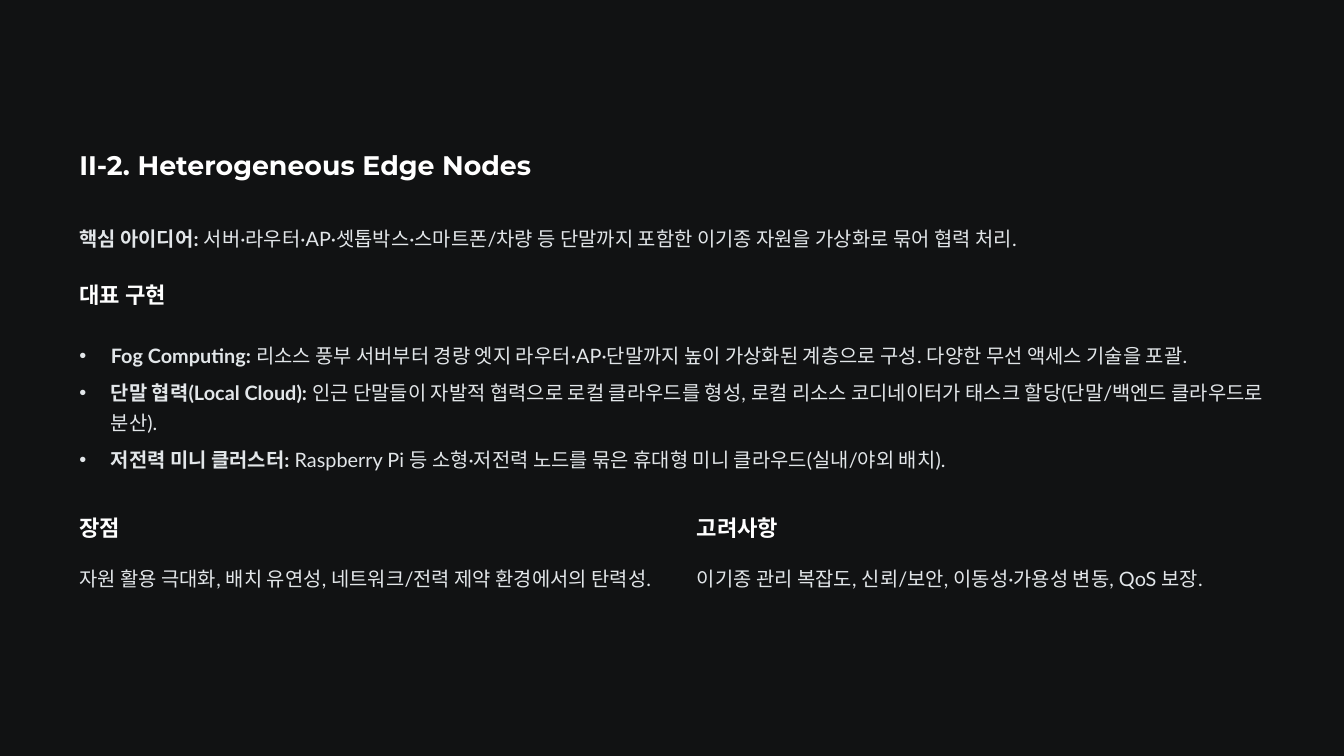
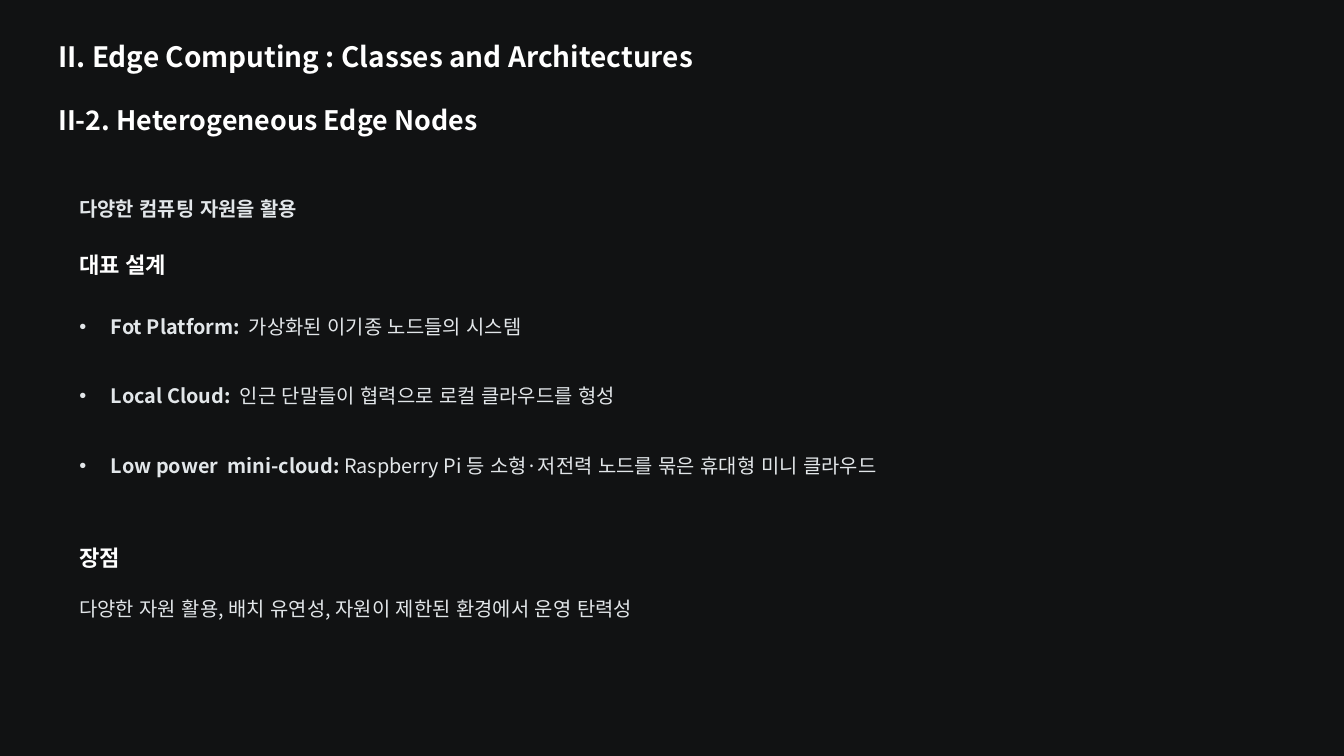
Before and after one commit to dhkeum9886/kmu-cloud-ai, a slide deck: slide 13 of 과제/Edge_Computing_for_the_Internet_of_Thing/Edge-Computing-for-the-Internet-of-Things-A-Case-Study.pptx (slide 12 before the commit). Drawn at 1344x756 pixels with LibreOffice and Linux fonts; fonts in the diff are those of the drawing. Boxes give left, top, right and bottom in pixels: in the first picture for what was removed or moved away, otherwise in the second. Text is boxed around its words. In the diff, an @@ line names an element or a change of style, - is before the commit and + after.

```diff
--- a/과제/Edge_Computing_for_the_Internet_of_Thing/Edge-Computing-for-the-Internet-of-Things-A-Case-Study.pptx
+++ b/과제/Edge_Computing_for_the_Internet_of_Thing/Edge-Computing-for-the-Internet-of-Things-A-Case-Study.pptx
@@ text added at (58,44,693,74), 24 pt, text #FFFFFF, bold @@
+II. Edge Computing : Classes and Architectures
@@ text "II-2. Heterogeneous Edge Nodes": place and size @@
-text "II-2. Heterogeneous Edge Nodes" at (79,155,531,181)
+text "II-2. Heterogeneous Edge Nodes" at (58,108,477,137)
@@ text "II-2. Heterogeneous Edge Nodes" at (58,108,477,137): font Montserrat to Noto Sans CJK KR @@
@@ text added at (79,199,298,218), 17 pt, text #E2E6E9, bold @@
+다양한 컴퓨팅 자원을 활용
@@ text removed at (79,229,1017,248) @@
-핵심 아이디어: 서버·라우터·AP·셋톱박스·스마트폰/차량 등 단말까지 포함한 이기종 자원을 가상화로 묶어 협력 처리.
@@ text at (79,254,166,275): text changed; font Montserrat to Noto Sans CJK KR @@
-대표 구현
+대표 설계
@@ text added at (111,317,522,336), 17 pt, text #E2E6E9 @@
+• Fot Platform: 가상화된 이기종 노드들의 시스템
@@ text removed at (111,346,1187,367) @@
-• Fog Computing: 리소스 풍부 서버부터 경량 엣지 라우터·AP·단말까지 높이 가상화된 계층으로 구성. 다양한 무선 액세스 기술을 포괄.
@@ text at (111,386,615,405): text changed; font Lato to Noto Sans CJK KR @@
-• 단말 협력(Local Cloud): 인근 단말들이 자발적 협력으로 로컬 클라우드를 형성, 로컬 리소스 코디네이터가 태스크 할당(단말/백엔드 클라우드로 분산).
+• Local Cloud: 인근 단말들이 협력으로 로컬 클라우드를 형성
@@ text at (111,456,876,478): text changed; font Lato to Noto Sans CJK KR @@
-• 저전력 미니 클러스터: Raspberry Pi 등 소형·저전력 노드를 묶은 휴대형 미니 클라우드(실내/야외 배치).
+• Low power mini-cloud: Raspberry Pi 등 소형·저전력 노드를 묶은 휴대형 미니 클라우드
@@ text removed at (697,517,778,538) @@
-고려사항
@@ text "장점" at (79,547,120,568): font Montserrat to Noto Sans CJK KR @@
@@ text "장점": place and size @@
-text "장점" at (79,517,120,538)
+text "장점" at (79,547,120,568)
@@ text removed at (697,569,1203,589) @@
-이기종 관리 복잡도, 신뢰/보안, 이동성·가용성 변동, QoS 보장.
@@ text at (79,599,632,620): text changed; font Lato to Noto Sans CJK KR @@
-자원 활용 극대화, 배치 유연성, 네트워크/전력 제약 환경에서의 탄력성.
+다양한 자원 활용, 배치 유연성, 자원이 제한된 환경에서 운영 탄력성
```
Also in this commit, not shown: 23 other slides changed, 10 slides added, 7 slides removed, 3 other files.
